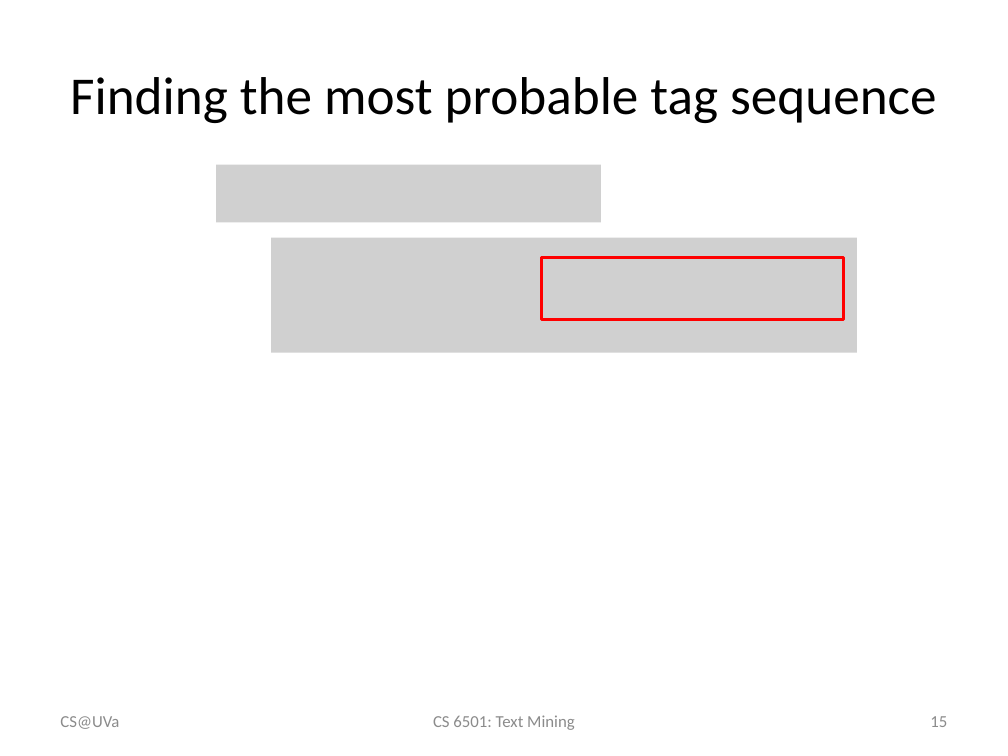
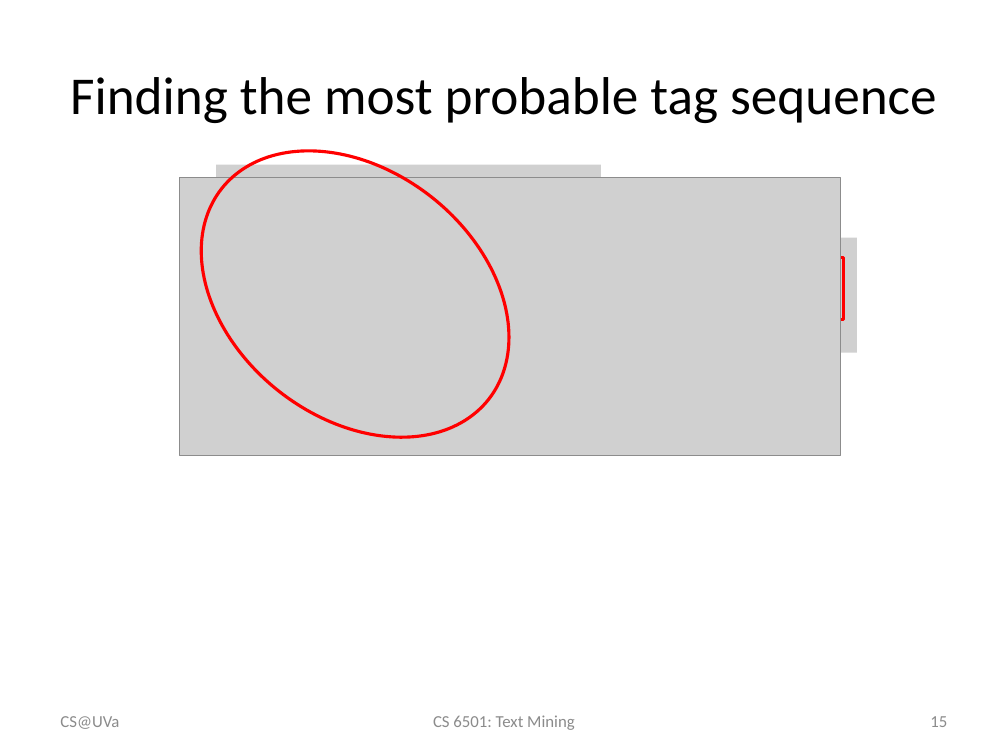
Before and after one commit to wang296/CS6501-Text-Mining, a slide deck: slide 15 of docs/POSTagging-SequenceLabeling.pptx. Drawn at 1008x756 pixels with LibreOffice and Linux fonts; fonts in the diff are those of the drawing; grey boxes stand for pictures. Boxes give left, top, right and bottom in pixels: in the first picture for what was removed or moved away, otherwise in the second. Text is boxed around its words. In the diff, an @@ line names an element or a change of style, - is before the commit and + after.

```diff
--- a/docs/POSTagging-SequenceLabeling.pptx
+++ b/docs/POSTagging-SequenceLabeling.pptx
@@ ellipse added at (145,92,565,496), outline #FF0000 2.25 pt @@
@@ picture added at (179,177,841,455) @@
```
Also in this commit, not shown: 7 other slides changed, 1 slide added, 4 other files.
